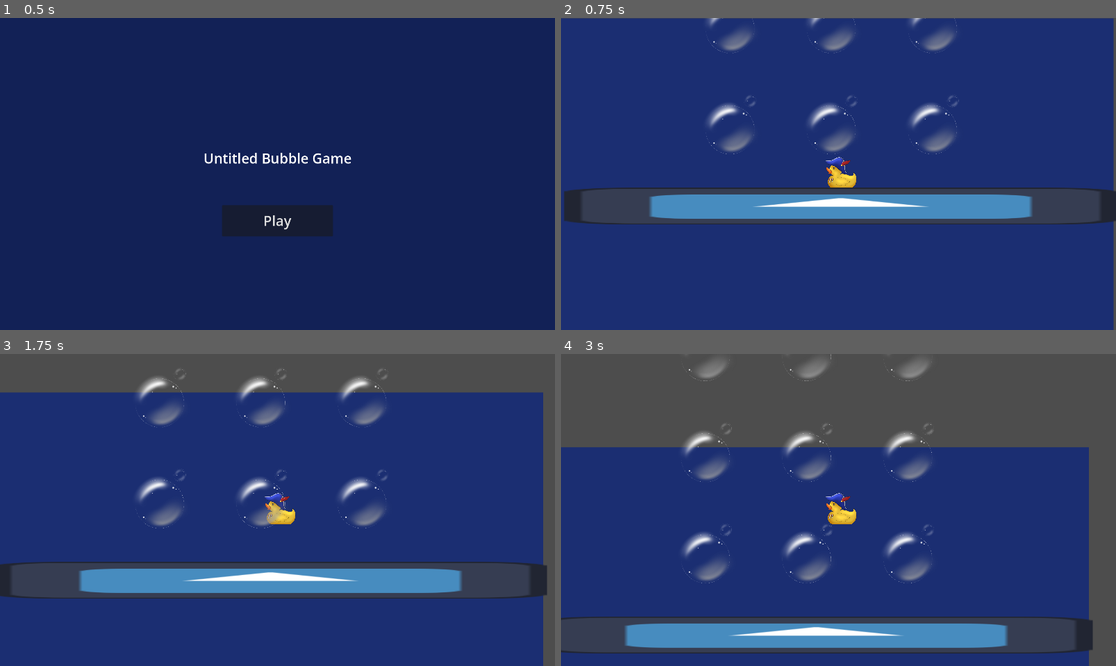
Above: before the commit, frames 1-4 (two rows, left to right).
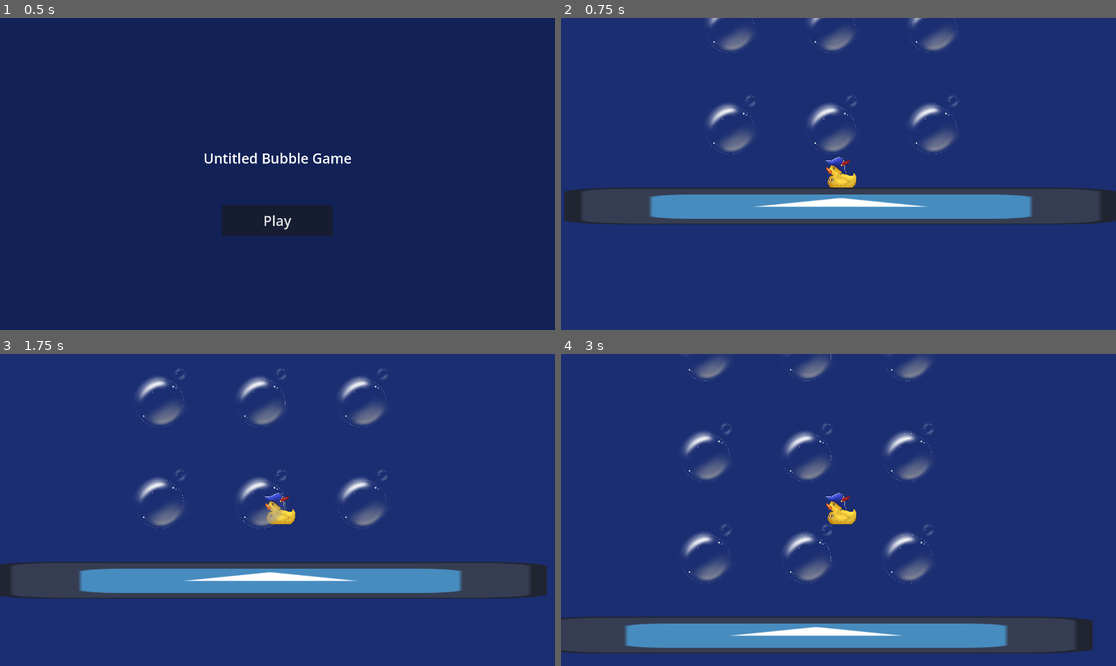
Above: after the commit, the same moments.

Repository: KaterynaKateryna/GlobalGameJam2025-Bubble
Game: Godot game, scene res://src/Scenes/start_screen.tscn
Two runs of this game, one before a commit and one after it. Both use one fixed random seed, a clock stepped at 60 frames per second and the inputs below. The engine's default icon, where the game draws it, is replaced by a stand-in: a white triangle on a blue panel in a dark square.
Inputs (mouse positions are in pixels of both pictures, inside the frame that each line leads up to):
- Up to frame 1 (0.5 s): no input
- Up to frame 2 (0.75 s): click "Play" at 0.5 s
- Up to frame 3 (1.75 s): tap Enter at 1.25 s; move the mouse to (399, 494) at 1.27 s; click (399, 494) at 1.52 s
- Up to frame 4 (3 s): move the mouse to (727, 525) at 2.02 s; click (727, 525) at 2.27 s; move the mouse to (894, 441) at 2.77 s

Frame 1 is identical in both runs. In frame 2, 0.5% of the frame differs, in the area x 0-100%, y 0-100%; in frame 3, 14%; in frame 4, 33%.

Commit message:
fix background

Diff:
--- a/src/Scenes/game_screen.tscn
+++ b/src/Scenes/game_screen.tscn
@@ -1,7 +1,8 @@
-[gd_scene load_steps=5 format=3 uid="uid://rkrb4lohwjvx"]
+[gd_scene load_steps=6 format=3 uid="uid://rkrb4lohwjvx"]
 
 [ext_resource type="Script" path="res://src/scenes/game_screen.gd" id="1_o8eum"]
 [ext_resource type="PackedScene" uid="uid://ku47qk6f3af7" path="res://src/actors/player.tscn" id="2_13b6m"]
+[ext_resource type="Script" path="res://src/scenes/background.gd" id="2_pgld2"]
 [ext_resource type="Texture2D" uid="uid://2s6bbh8choxm" path="res://icon.svg" id="2_uue3g"]
 
 [sub_resource type="RectangleShape2D" id="RectangleShape2D_0s1ed"]
@@ -16,7 +17,7 @@
 grow_vertical = 2
 script = ExtResource("1_o8eum")
 
-[node name="ColorRect" type="ColorRect" parent="."]
+[node name="Background" type="ColorRect" parent="."]
 layout_mode = 1
 anchors_preset = 15
 anchor_right = 1.0
@@ -28,6 +29,7 @@
 grow_horizontal = 2
 grow_vertical = 2
 color = Color(0.106267, 0.1816, 0.447099, 1)
+script = ExtResource("2_pgld2")
 
 [node name="Player" parent="." instance=ExtResource("2_13b6m")]
 position = Vector2(964, 891)
--- /dev/null
+++ b/src/scenes/background.gd
@@ -0,0 +1,16 @@
+extends ColorRect
+
+
+# Called when the node enters the scene tree for the first time.
+func _ready() -> void:
+	pass # Replace with function body.
+
+# Called every frame. 'delta' is the elapsed time since the previous frame.
+func _process(delta: float) -> void:
+	# Get the camera's position
+	var viewport = get_viewport()
+	var screen_size = viewport.get_visible_rect().size
+	var camera = viewport.get_camera_2d()
+	if camera:
+		position.x = camera.global_position.x - screen_size.x / 2
+		position.y = camera.global_position.y - screen_size.y / 2
--- a/src/scenes/game_screen.gd
+++ b/src/scenes/game_screen.gd
@@ -1,6 +1,8 @@
 extends Control
 
 var bubble_scene = preload("res://src/objects/bubble.tscn")
+
+
 
 # Called when the node enters the scene tree for the first time.
 func _ready() -> void:
